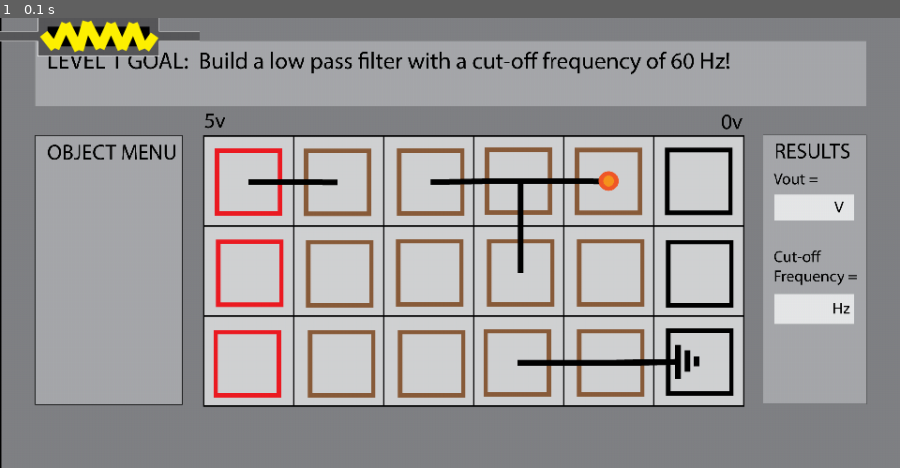
Above: before the commit, frame 1.
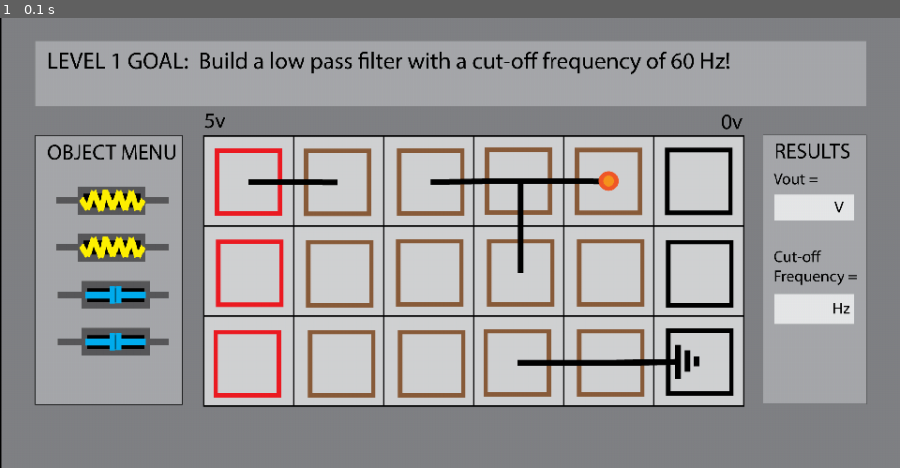
Above: after the commit, the same moment.

Repository: BrennaManning/SoftDesFinalProject
Game: pygame game, started from pygame_breadboard.py
Same seed, same stepped clock (60 frames per second), same inputs: the game is played once before the commit and once after it. The source is Python 2; it was converted automatically to run under Python 3.
Inputs:
- Up to frame 1 (0.1 s): no input

The runs differ from the first frame. In frame 1, 3.5% of the frame differs, in the area x 0-23%, y 0-76%.

Commit message:
work on resistor and capacitor buttons

Diff:
--- a/pygame_breadboard.py
+++ b/pygame_breadboard.py
@@ -38,14 +38,14 @@
                                 pygame.Rect((0,0), self.image.get_size()))
 
 class Resistor():
-    def __init__(self, pos1, pos2, r1):
+    def __init__(self, pos, r1):
         """ initializes a resistor """
-        self.pos1 = pos1
-        self.pos2 = pos2
+        self.pos = pos
         self.r1 = r1
         self.image = pygame.image.load('images/Resistor.png')
-        print self.pos1
-        print self.pos2
+        self.image = pygame.transform.scale(self.image, (120, 30))
+        print self.pos
+
         print r1
 
     def draw_block(self):
@@ -54,7 +54,21 @@
                                 self.image.get_size()))
 
 class Capacitor():
-    pass
+    def __init__ (self, pos1, pos2, c1):
+        """initializes a capacitor"""
+        self.pos1 = pos1
+        self.pos2 = pos2
+        self.c1 = c1
+        self.image = pygame.image.load('images/Capacitor.png')
+        self.image = pygame.transform.scale(self.image, (120, 30))
+        print self.pos1
+        print self.pos2
+        print c1
+
+    def draw_block(self):
+        """ gets the drawables for the circuit block """
+        return DrawableSurface(self.image,pygame.Rect((self.pos1),
+                                self.image.get_size()))
 
 class HP_RC_filter():
     pass
@@ -91,10 +105,15 @@
         self.background = Background()
         self.nodes = []
         self.connections = []
+        self.pos = ()
+        self.resistor = Resistor(self.pos, "r1")
 
     def update(self):
         """ updates all aspects of the game """
         events = pygame.event.get()
+        if events == pygame.mouse.get_pressed():
+            self.resistor.pos = pygame.mouse.get_pos()
+            self.resistor.draw_block
 
     def end_program(self):
     	"""ends the program"""
@@ -103,6 +122,7 @@
     def get_background_drawables(self):
         """ Return a list of DrawableSurfaces for the model """
         return self.background.get_drawables()
+
 
 class View():
     def __init__(self, g_model, width, height):
@@ -121,8 +141,18 @@
         surf = d.get_surface()
         surf.set_colorkey((255,255,255))
         self.screen.blit(surf, rect)
-        self.button = pygame.image.load('images/Resistor.png')
-        self.screen.blit(self.button,(0,0))
+        self.r1_button = pygame.image.load('images/Resistor.png')
+        self.r1_button = pygame.transform.scale(self.r1_button, (120, 30))
+        self.screen.blit(self.r1_button,(60,180))
+        self.r2_button = pygame.image.load('images/Resistor.png')
+        self.r2_button = pygame.transform.scale(self.r2_button, (120, 30))
+        self.screen.blit(self.r2_button,(60,230))
+        self.c1_button = pygame.image.load('images/Capacitor.png')
+        self.c1_button = pygame.transform.scale(self.c1_button, (120, 30))
+        self.screen.blit(self.c1_button, (60,280))
+        self.c2_button = pygame.image.load('images/Capacitor.png')
+        self.c2_button = pygame.transform.scale(self.c2_button, (120, 30))
+        self.screen.blit(self.c2_button, (60,330))
 
 class Controller():
     def __init__(self, model):
